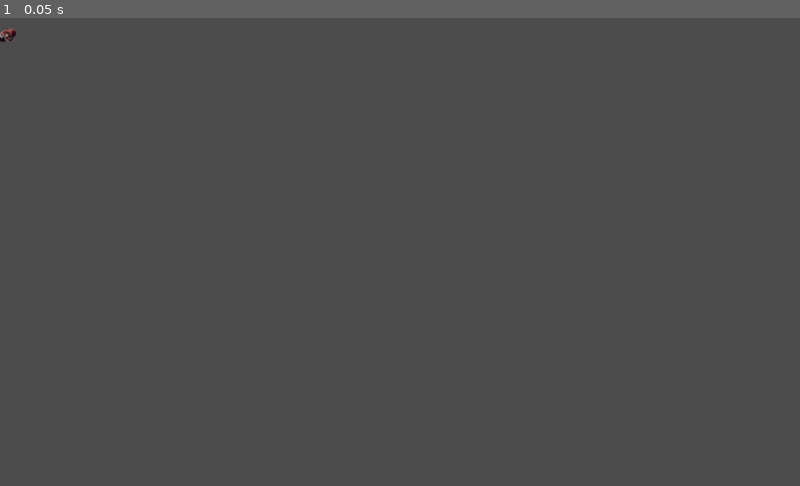
Above: before the commit, frame 1.
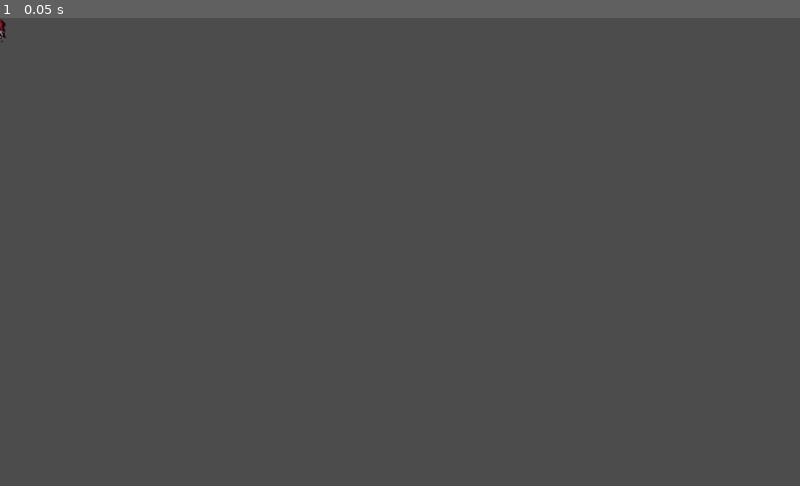
Above: after the commit, the same moment.

Repository: Ronysaurus/ThePlataformerGame
Game: Godot game, scene res://Player.tscn
Two runs of this game, one before a commit and one after it. Both use one fixed random seed, a clock stepped at 60 frames per second and the inputs below.
Inputs:
- Up to frame 1 (0.05 s): no input

The runs differ from the first frame. In frame 1, less than 0.1% of the frame differs, in the area x 0-2%, y 0-6%.

Commit message:
player animations

Diff:
--- a/Player.tscn
+++ b/Player.tscn
@@ -211,7 +211,8 @@
 
 [node name="AnimatedSprite" type="AnimatedSprite" parent="."]
 frames = SubResource( 25 )
-animation = "Slide"
+animation = "Run"
+frame = 9
 playing = true
 
 [node name="CollisionShape2D" type="CollisionShape2D" parent="."]
